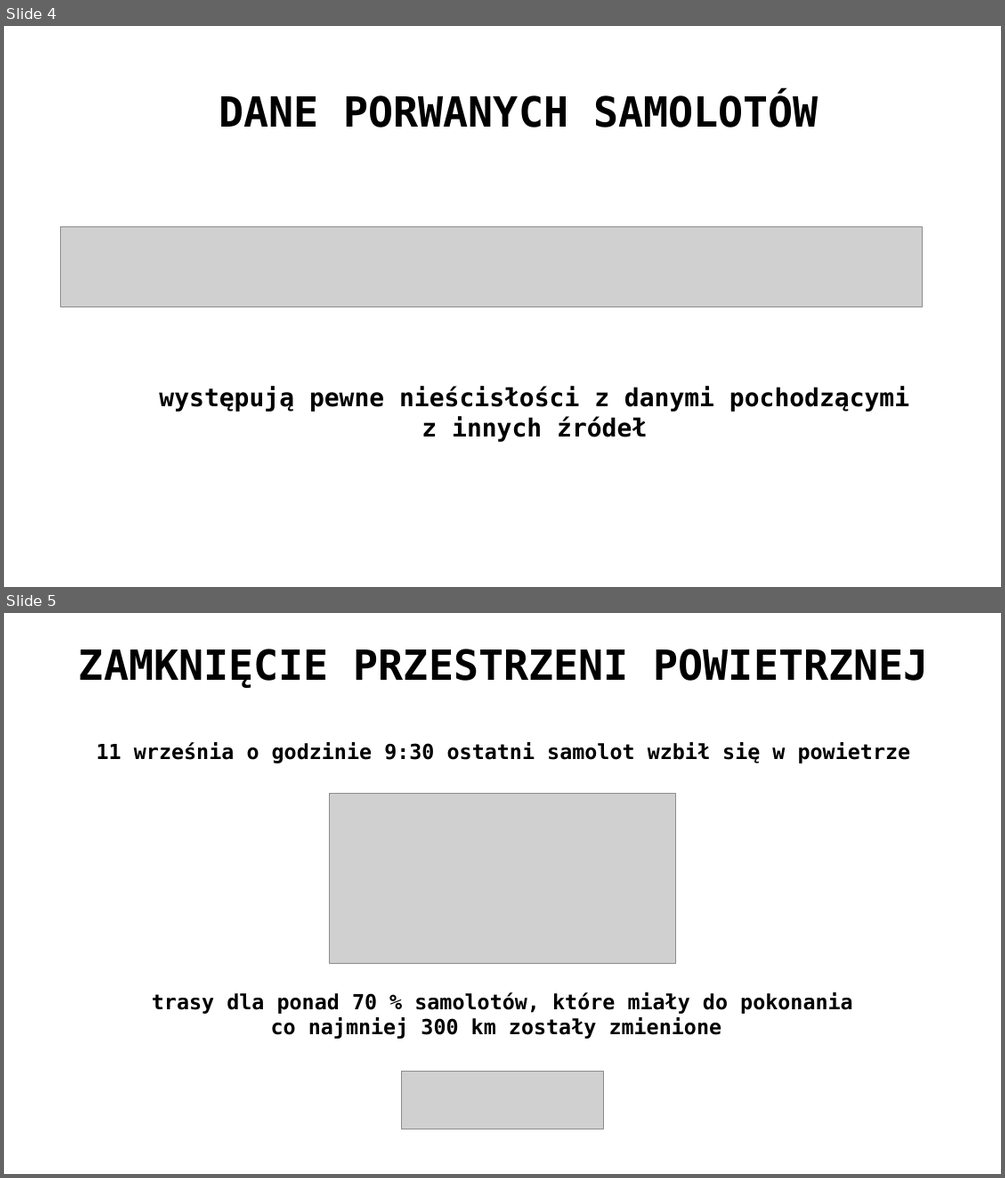
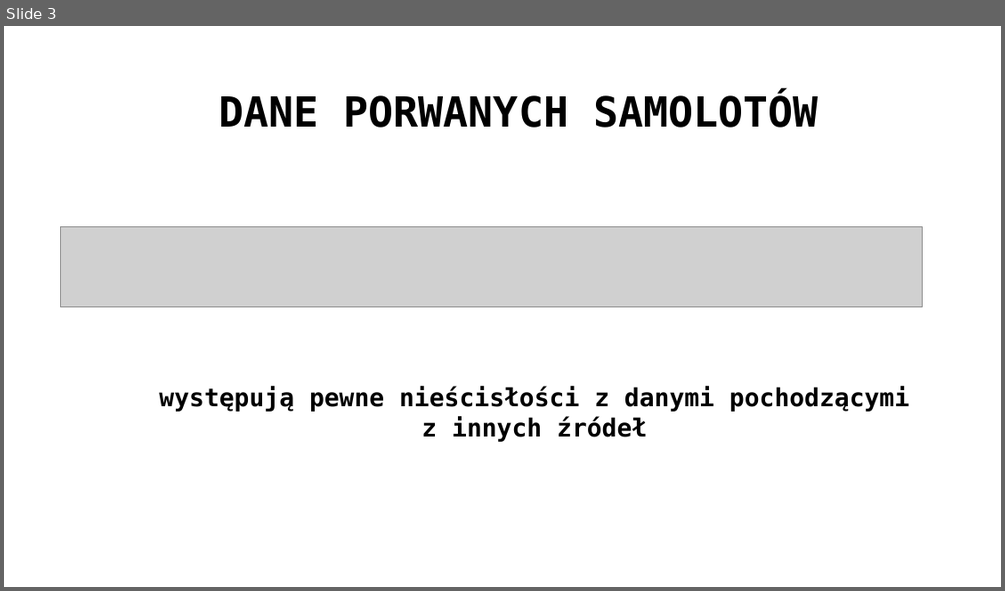
Before and after one commit to MikolajRowicki/Airlines, a slide deck: Ryszard/presentation_WTC.pptx. Shown one above the other, each under a label of ours: slides 4 and 5 before the commit, slide 3 after it. The pictures are 1005x1178 and 1005x591 pixels, drawn with LibreOffice and Linux fonts; fonts in the diff are those of the drawing; grey boxes stand for pictures; background and template pictures are left out. Boxes give left, top, right and bottom in pixels: in the first picture for what was removed or moved away, otherwise in the second. Text is boxed around its words. In the diff, an @@ line names an element or a change of style, - is before the commit and + after.

```diff
--- a/Ryszard/presentation_WTC.pptx
+++ b/Ryszard/presentation_WTC.pptx
@@ slide 5 removed at <box>4,613,1001,1174</box>, background picture (left out) @@
@@ title removed at <box>79,649,929,688</box> @@
-ZAMKNIĘCIE PRZESTRZENI POWIETRZNEJ
@@ text removed at <box>97,742,911,763</box> @@
-11 września o godzinie 9:30 ostatni samolot wzbił się w powietrze
@@ picture removed at <box>329,793,676,963</box> @@
@@ text removed at <box>152,992,853,1038</box> @@
-trasy dla ponad 70 % samolotów, które miały do pokonania
-co najmniej 300 km zostały zmienione
@@ picture removed at <box>402,1070,603,1128</box> @@
@@ what was slide 4 is now slide 3 @@
```
Also in this commit, not shown: 2 slides changed, 3 other slides removed.
